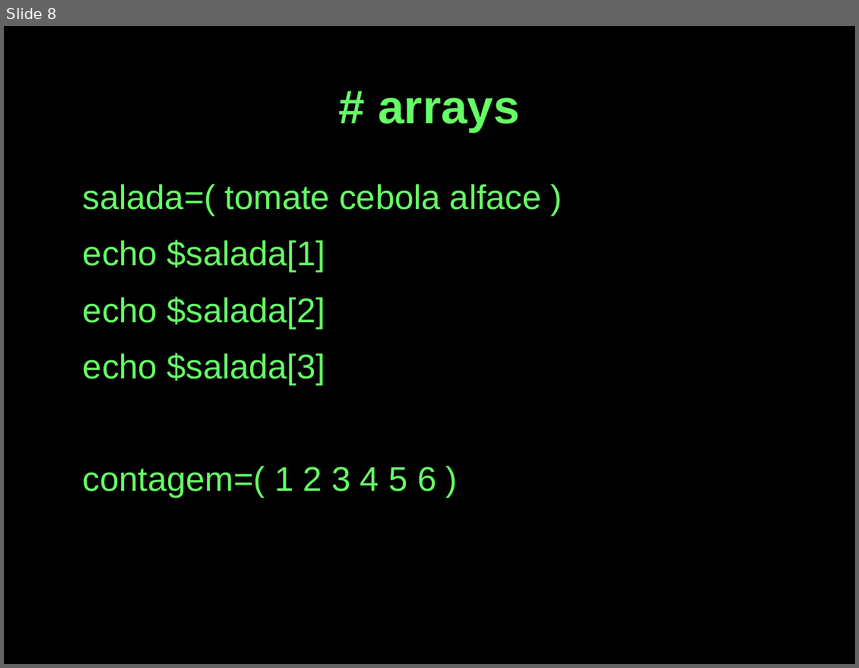
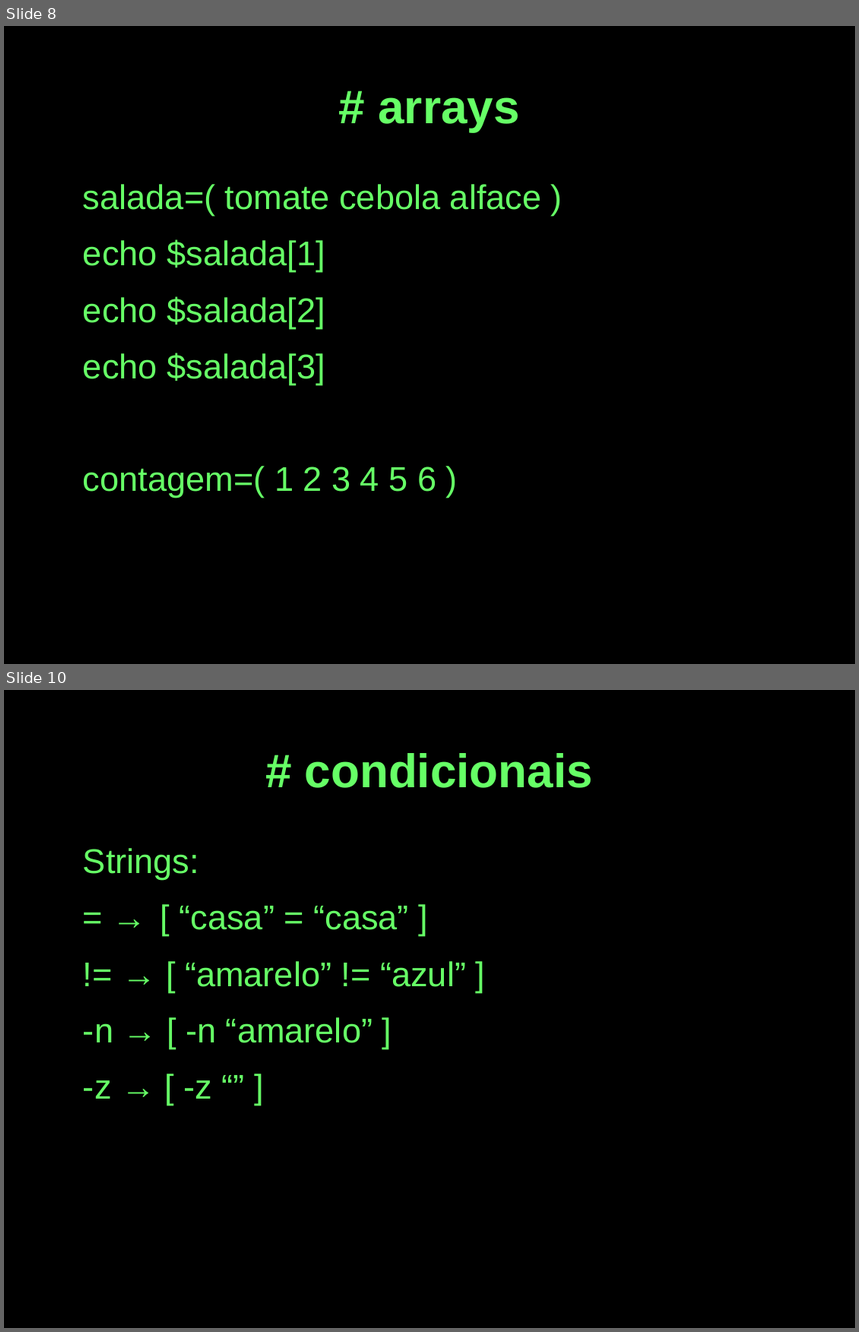
Before and after one commit to cjlcarvalho/presentations, a slide deck: shell-presentation.odp. Shown one above the other, each under a label of ours: slide 8 before the commit, slides 8 and 10 after it; the slides between them are not shown. The pictures are 859x668 and 859x1332 pixels, drawn with LibreOffice and Linux fonts; fonts in the diff are those of the drawing. Boxes give left, top, right and bottom in pixels: in the first picture for what was removed or moved away, otherwise in the second. Text is boxed around its words. In the diff, an @@ line names an element or a change of style, - is before the commit and + after.

```diff
--- a/shell-presentation.odp
+++ b/shell-presentation.odp
@@ slide 10 added at box(4, 690, 855, 1328), background #000000 @@
@@ title added at box(305, 753, 593, 788), 44 pt, text #66FF66, bold @@
+# condicionais
@@ text added at box(83, 848, 466, 1099), 32 pt, text #66FF66 @@
+Strings:
+= → [ “casa” = “casa” ]
+!= → [ “amarelo” != “azul” ]
+-n → [ -n “amarelo” ]
+-z → [ -z “” ]
```
Also in this commit, not shown: 1 slide changed, 18 other slides added, 1 slide removed, 2 other files.
